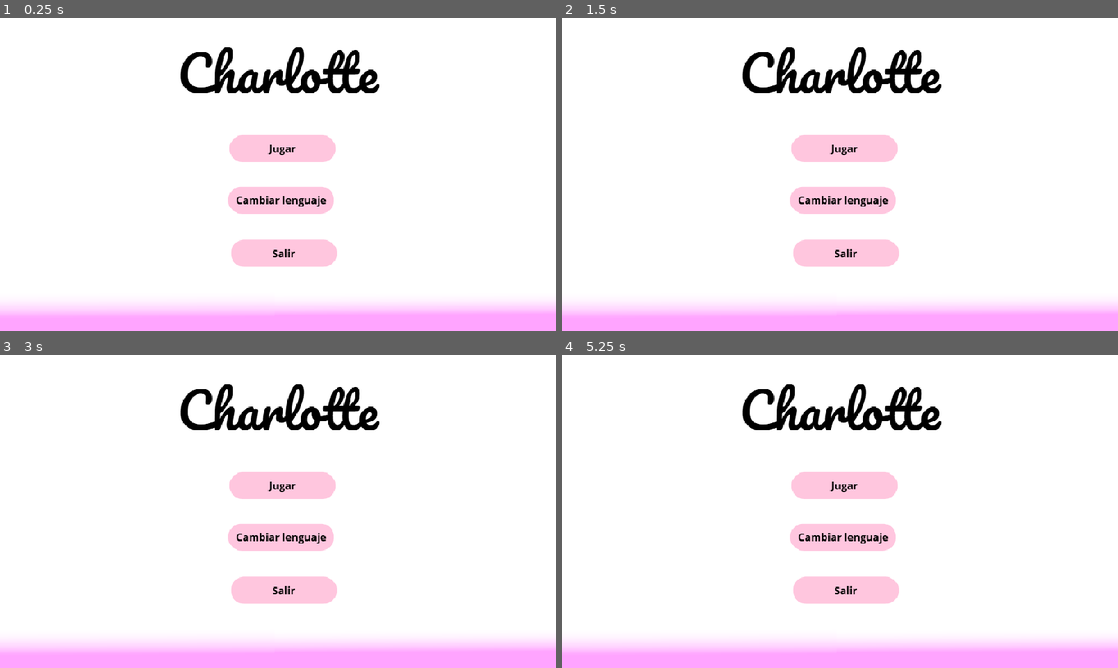
Above: before the commit, frames 1-4 (two rows, left to right).
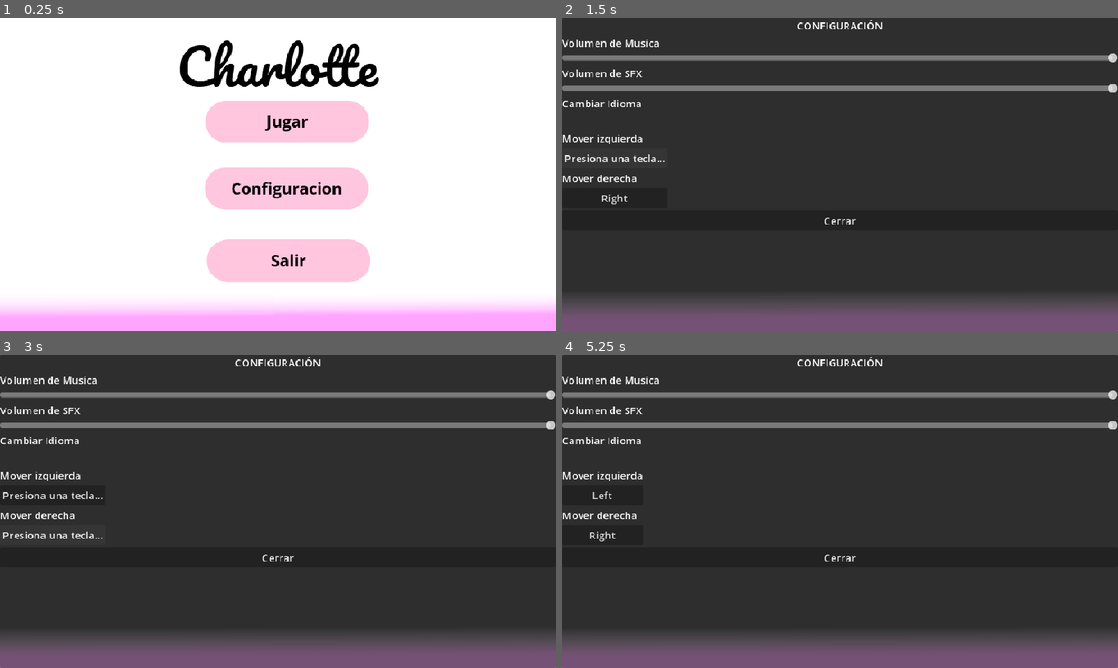
Above: after the commit, the same moments.

Repository: Tafi0405/Charlotte
Game: Godot game, scene res://Menu_principal.tscn
Two runs of this game, one before a commit and one after it. Both use one fixed random seed, a clock stepped at 60 frames per second and the inputs below. The engine's default icon, where the game draws it, is replaced by a stand-in: a white triangle on a blue panel in a dark square.
Inputs (mouse positions are in pixels of both pictures, inside the frame that each line leads up to; where the layout moved, square brackets give the same spot in the first picture):
- Up to frame 1 (0.25 s): no input
- Up to frame 2 (1.5 s): click (845, 187) [845, 199] at 0.5 s; click (600, 158) at 1.25 s, where only the run after the commit has a clickable "Left"
- Up to frame 3 (3 s): click (50, 495) at 2 s, where only the run after the commit has a clickable "Presiona una tecla..."; click (50, 536) at 2.75 s, where only the run after the commit has a clickable "Right"
- Up to frame 4 (5.25 s): click (612, 536) at 3.5 s, where only the run after the commit has a clickable "Presiona una tecla..."; click (840, 558) at 4.25 s, where only the run after the commit has a clickable "Cerrar"; click (845, 524) [845, 536] at 5 s

The runs differ from the first frame. In frame 1, 13% of the frame differs, in the area x 32-69%, y 7-85%; in frame 2, 99%; in frame 3, 99%; in frame 4, 99%, in the area x 0-100%, y 0-100%.

Commit message:
Configuracion
Cree una configuracion  que tiene la musica el efecto de sonido y un pequeña  mapeo de controles locales

Diff:
--- a/Menu_principal.tscn
+++ b/Menu_principal.tscn
@@ -3,8 +3,8 @@
 [ext_resource type="Script" uid="uid://2kepn7h5jun3" path="res://menu_principal.gd" id="1_52w07"]
 [ext_resource type="Texture2D" uid="uid://daxc6ddu1qqtp" path="res://boton jugar.png" id="2_f5lth"]
 [ext_resource type="Texture2D" uid="uid://d27n2ayacd8ap" path="res://charlotte logo.png" id="2_wdymf"]
-[ext_resource type="Texture2D" uid="uid://dbigc8rapul4y" path="res://lenguaje.png" id="3_5k5fk"]
-[ext_resource type="Texture2D" uid="uid://swaebrjlq64k" path="res://Captura de pantalla 2026-09-23 165806.png" id="4_wdymf"]
+[ext_resource type="Texture2D" uid="uid://1hxoqeunpctn" path="res://configuracion.png" id="4_wdymf"]
+[ext_resource type="Texture2D" uid="uid://dmbmpf8u1txat" path="res://Captura de pantalla 2026-09-23 165500.png" id="5_ucc2a"]
 
 [sub_resource type="StyleBoxFlat" id="StyleBoxFlat_52w07"]
 bg_color = Color(1, 1, 1, 0)
@@ -52,16 +52,16 @@
 anchor_top = 0.5
 anchor_right = 0.5
 anchor_bottom = 0.5
-offset_left = -225.0
-offset_top = -159.5
-offset_right = 234.0
-offset_bottom = 177.0
+offset_left = -348.0
+offset_top = -204.25
+offset_right = 357.0
+offset_bottom = 229.75
 grow_horizontal = 2
 grow_vertical = 2
-theme_override_constants/separation = 14
+theme_override_constants/separation = 1
 
 [node name="Sprite2D" type="Sprite2D" parent="ColorRect/VBoxContainer" unique_id=296553275]
-position = Vector2(233, -3.5)
+position = Vector2(355, 31.5)
 texture = ExtResource("2_wdymf")
 
 [node name="Label" type="Label" parent="ColorRect/VBoxContainer" unique_id=537031515]
@@ -87,7 +87,7 @@
 theme_override_font_sizes/font_size = 50
 theme_override_styles/hover = SubResource("StyleBoxFlat_f5lth")
 toggle_mode = true
-icon = ExtResource("3_5k5fk")
+icon = ExtResource("4_wdymf")
 flat = true
 icon_alignment = 1
 
@@ -96,7 +96,7 @@
 theme_override_font_sizes/font_size = 50
 theme_override_styles/hover = SubResource("StyleBoxFlat_40ble")
 toggle_mode = true
-icon = ExtResource("4_wdymf")
+icon = ExtResource("5_ucc2a")
 flat = true
 icon_alignment = 1
 
--- /dev/null
+++ b/default_bus_layout.tres
@@ -0,0 +1,15 @@
+[gd_resource type="AudioBusLayout" format=3 uid="uid://xa1jrajbadsr"]
+
+[resource]
+bus/1/name = &"Musica"
+bus/1/solo = false
+bus/1/mute = false
+bus/1/bypass_fx = false
+bus/1/volume_db = 0.0
+bus/1/send = &"Master"
+bus/2/name = &"SFX"
+bus/2/solo = false
+bus/2/mute = false
+bus/2/bypass_fx = false
+bus/2/volume_db = 0.0
+bus/2/send = &"Master"
--- a/menu_principal.gd
+++ b/menu_principal.gd
@@ -11,4 +11,4 @@
 
 
 func _on_b_configurar_pressed() -> void:
-	pass # Replace with function body.
+	get_tree().change_scene_to_file("res://opciones_menu.tscn")
--- /dev/null
+++ b/opciones_menu.gd
@@ -0,0 +1,69 @@
+extends Control
+
+@onready var slider_musica: HSlider = $PanelContainer/VBoxContainer/HSliderMusica
+@onready var slider_sfx: HSlider = $PanelContainer/VBoxContainer/HSliderSFX
+@onready var btn_rebind_izq: Button = $PanelContainer/VBoxContainer/GridContainer/BotonRebindIzquierda
+@onready var btn_rebind_der: Button = $PanelContainer/VBoxContainer/GridContainer/BotonRebindDerecha
+@onready var btn_cerrar: Button = $PanelContainer/VBoxContainer/BotonCerrar
+
+var bus_musica_idx: int
+var bus_sfx_idx: int
+var accion_a_remapear: String = ""
+
+func _ready() -> void:
+	# Obtener índices de los buses de audio
+	bus_musica_idx = AudioServer.get_bus_index("Musica")
+	bus_sfx_idx = AudioServer.get_bus_index("SFX")
+
+	# Configurar rangos de los sliders
+	slider_musica.min_value = 0.0001
+	slider_musica.max_value = 1.0
+	slider_sfx.min_value = 0.0001
+	slider_sfx.max_value = 1.0
+
+	# Cargar valores actuales
+	slider_musica.value = db_to_linear(AudioServer.get_bus_volume_db(bus_musica_idx))
+	slider_sfx.value = db_to_linear(AudioServer.get_bus_volume_db(bus_sfx_idx))
+
+	# Conectar señales
+	slider_musica.value_changed.connect(_on_musica_value_changed)
+	slider_sfx.value_changed.connect(_on_sfx_value_changed)
+	btn_rebind_izq.pressed.connect(func(): _iniciar_remapeo("ui_left", btn_rebind_izq))
+	btn_rebind_der.pressed.connect(func(): _iniciar_remapeo("ui_right", btn_rebind_der))
+	btn_cerrar.pressed.connect(_on_cerrar_pressed)
+
+	_actualizar_texto_botones()
+
+func _on_musica_value_changed(val: float) -> void:
+	AudioServer.set_bus_volume_db(bus_musica_idx, linear_to_db(val))
+
+func _on_sfx_value_changed(val: float) -> void:
+	AudioServer.set_bus_volume_db(bus_sfx_idx, linear_to_db(val))
+
+func _iniciar_remapeo(accion: String, boton: Button) -> void:
+	accion_a_remapear = accion
+	boton.text = "Presiona una tecla..."
+
+func _input(event: InputEvent) -> void:
+	if accion_a_remapear != "" and event is InputEventKey and event.is_pressed():
+		# Eliminar teclas anteriores de esta acción
+		InputMap.action_erase_events(accion_a_remapear)
+		# Asignar el nuevo evento de tecla
+		InputMap.action_add_event(accion_a_remapear, event)
+
+		accion_a_remapear = ""
+		_actualizar_texto_botones()
+		get_viewport().set_input_as_handled()
+
+func _actualizar_texto_botones() -> void:
+	btn_rebind_izq.text = _obtener_nombre_tecla("ui_left")
+	btn_rebind_der.text = _obtener_nombre_tecla("ui_right")
+
+func _obtener_nombre_tecla(accion: String) -> String:
+	var eventos = InputMap.action_get_events(accion)
+	if eventos.size() > 0:
+		return eventos[0].as_text()
+	return "Sin tecla"
+
+func _on_cerrar_pressed() -> void:
+	get_tree().change_scene_to_file("res://menu_principal.tscn")
--- /dev/null
+++ b/opciones_menu.tscn
@@ -0,0 +1,82 @@
+[gd_scene format=3 uid="uid://bek3ajsgmghi1"]
+
+[ext_resource type="Script" uid="uid://b1yb4cfetn38l" path="res://opciones_menu.gd" id="1_34or8"]
+
+[sub_resource type="Gradient" id="Gradient_wdymf"]
+colors = PackedColorArray(1, 0.6431373, 1, 1, 1, 1, 1, 0)
+
+[sub_resource type="GradientTexture2D" id="GradientTexture2D_e1fda"]
+gradient = SubResource("Gradient_wdymf")
+fill_from = Vector2(0.44444445, 0.67948717)
+fill_to = Vector2(0.42735043, 0)
+
+[node name="OpcionesMenu" type="Control" unique_id=832634920]
+layout_mode = 3
+anchors_preset = 15
+anchor_right = 1.0
+anchor_bottom = 1.0
+grow_horizontal = 2
+grow_vertical = 2
+script = ExtResource("1_34or8")
+
+[node name="TextureRect" type="TextureRect" parent="." unique_id=1645564988]
+layout_mode = 0
+offset_top = 422.0
+offset_right = 864.0
+offset_bottom = 487.0
+texture = SubResource("GradientTexture2D_e1fda")
+
+[node name="PanelContainer" type="PanelContainer" parent="." unique_id=405176540]
+layout_mode = 0
+offset_right = 864.0
+offset_bottom = 487.0
+
+[node name="VBoxContainer" type="VBoxContainer" parent="PanelContainer" unique_id=1803874367]
+layout_mode = 2
+
+[node name="CONFIGURACIÓN" type="Label" parent="PanelContainer/VBoxContainer" unique_id=1406204293]
+layout_mode = 2
+text = "CONFIGURACIÓN"
+horizontal_alignment = 1
+
+[node name="Volumen Música" type="Label" parent="PanelContainer/VBoxContainer" unique_id=1098378867]
+layout_mode = 2
+text = "Volumen de Musica"
+
+[node name="HSliderMusica" type="HSlider" parent="PanelContainer/VBoxContainer" unique_id=297929722]
+layout_mode = 2
+
+[node name="Volumen SFX" type="Label" parent="PanelContainer/VBoxContainer" unique_id=945422132]
+layout_mode = 2
+text = "Volumen de SFX"
+
+[node name="HSliderSFX" type="HSlider" parent="PanelContainer/VBoxContainer" unique_id=1782664768]
+layout_mode = 2
+
+[node name="Label" type="Label" parent="PanelContainer/VBoxContainer" unique_id=148170612]
+layout_mode = 2
+text = "Cambiar Idioma"
+
+[node name="Mapeo de Controles" type="Label" parent="PanelContainer/VBoxContainer" unique_id=12964977]
+layout_mode = 2
+
+[node name="GridContainer" type="GridContainer" parent="PanelContainer/VBoxContainer" unique_id=1967363252]
+layout_mode = 2
+
+[node name="Mover Izquierda" type="Label" parent="PanelContainer/VBoxContainer/GridContainer" unique_id=655669612]
+layout_mode = 2
+text = "Mover	 izquierda"
+
+[node name="BotonRebindIzquierda" type="Button" parent="PanelContainer/VBoxContainer/GridContainer" unique_id=296506636]
+layout_mode = 2
+
+[node name="Mover Derecha" type="Label" parent="PanelContainer/VBoxContainer/GridContainer" unique_id=1423136370]
+layout_mode = 2
+text = "Mover derecha"
+
+[node name="BotonRebindDerecha" type="Button" parent="PanelContainer/VBoxContainer/GridContainer" unique_id=2044340516]
+layout_mode = 2
+
+[node name="BotonCerrar" type="Button" parent="PanelContainer/VBoxContainer" unique_id=915543076]
+layout_mode = 2
+text = "Cerrar"
--- a/project.godot
+++ b/project.godot
@@ -16,7 +16,7 @@
 
 config/name="charlotte"
 run/main_scene="uid://c7kw10xal687q"
-config/features=PackedStringArray("4.6", "Forward Plus")
+config/features=PackedStringArray("4.7", "Forward Plus")
 config/icon="res://icon.svg"
 
 [autoload]
Binary file changed: Captura de pantalla 2026-09-23 165500.png
Binary file changed: boton jugar.png
Binary file added: configuracion.png
Not shown, added: configuracion.png.import
Not shown, added: opciones_menu.gd.uid
